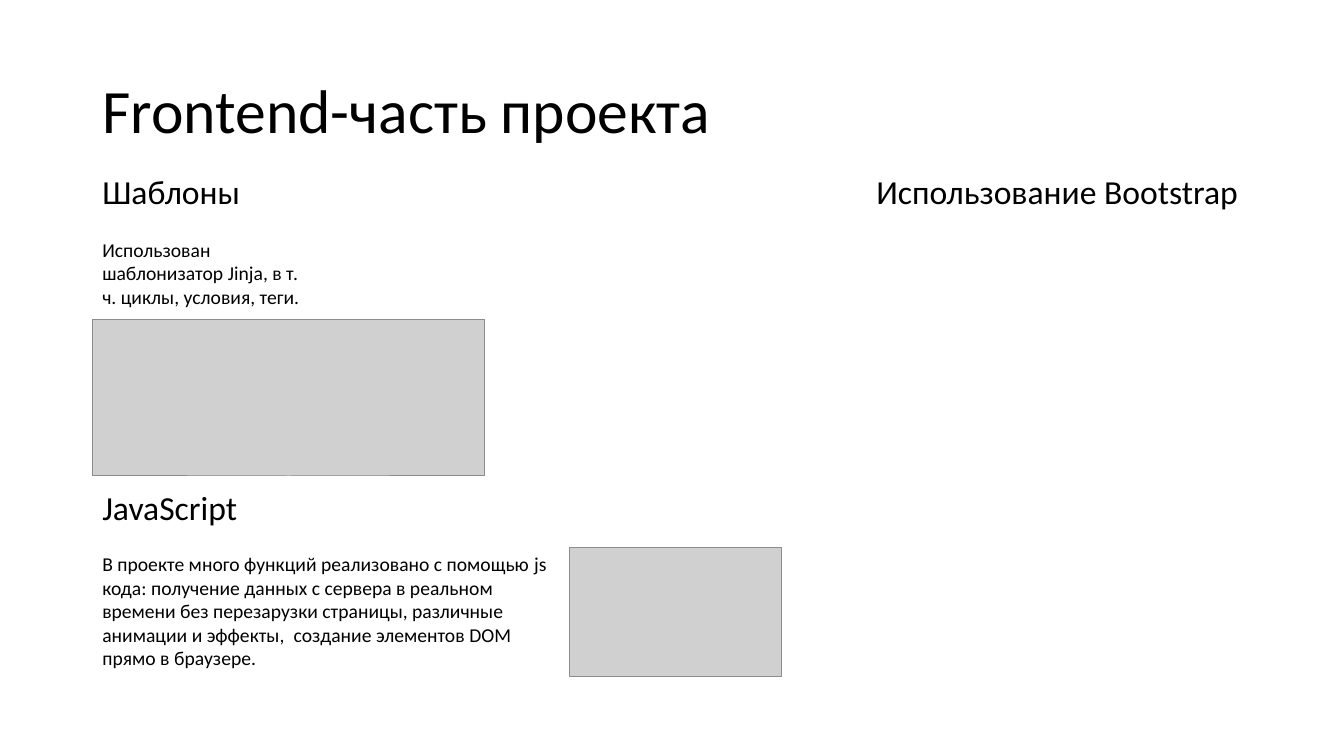
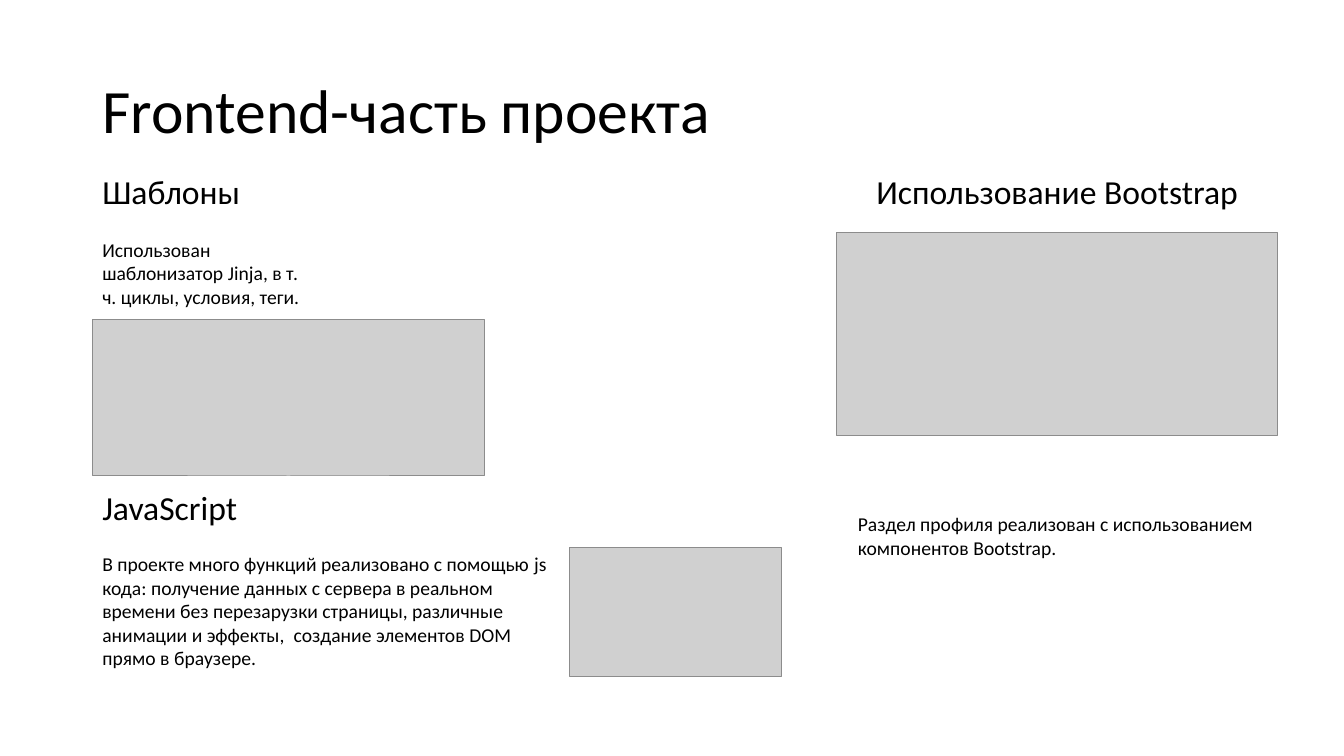
Before and after one commit to andrey3304/The_greatest_project_of_our_time, a slide deck: slide 5 of materials/Presentation.pptx (slide 6 before the commit). Drawn at 1344x756 pixels with LibreOffice and Linux fonts; fonts in the diff are those of the drawing; grey boxes stand for pictures. Boxes give left, top, right and bottom in pixels: in the first picture for what was removed or moved away, otherwise in the second. Text is boxed around its words. In the diff, an @@ line names an element or a change of style, - is before the commit and + after.

```diff
--- a/materials/Presentation.pptx
+++ b/materials/Presentation.pptx
@@ picture added at (837,233,1277,436) @@
@@ text added at (858,517,1253,558), 14 pt, text #000000 @@
+Раздел профиля реализован с использованием компонентов Bootstrap.
```
Also in this commit, not shown: 3 other slides changed, 8 slides added, 4 slides removed, 1 other file.
